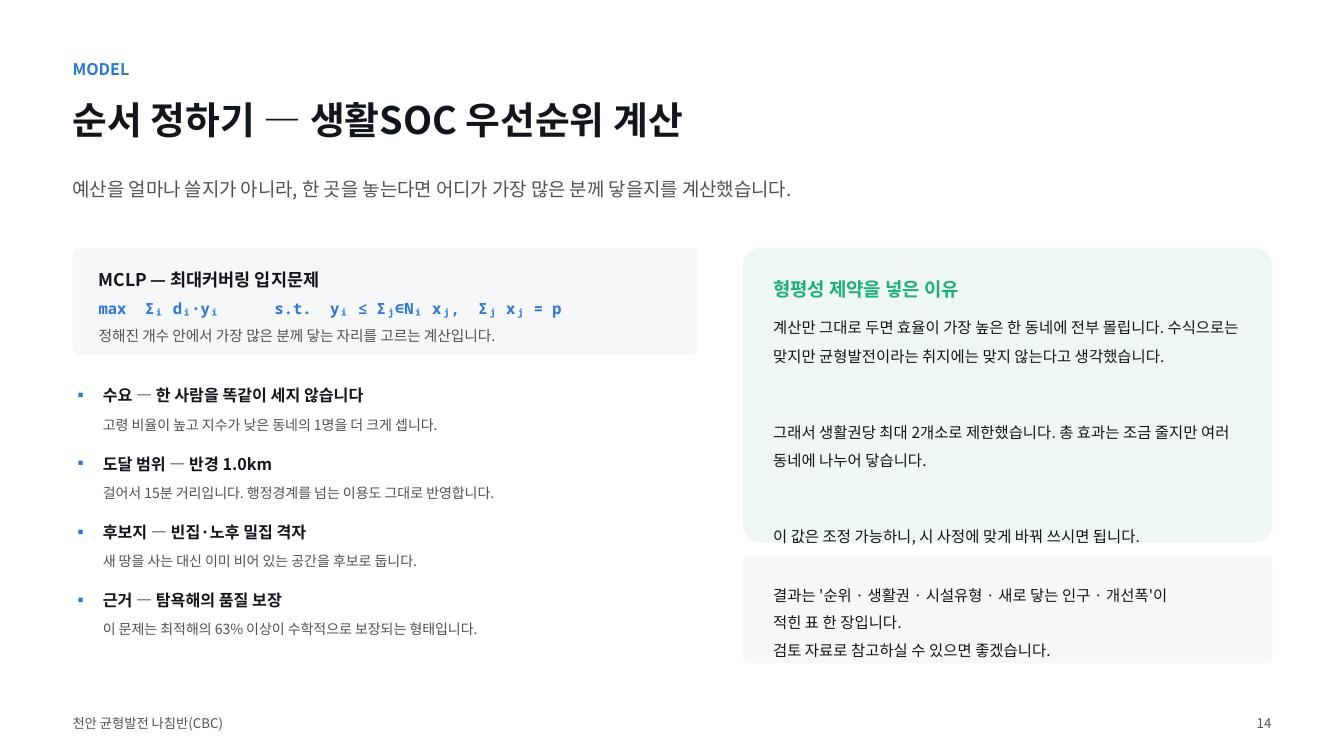
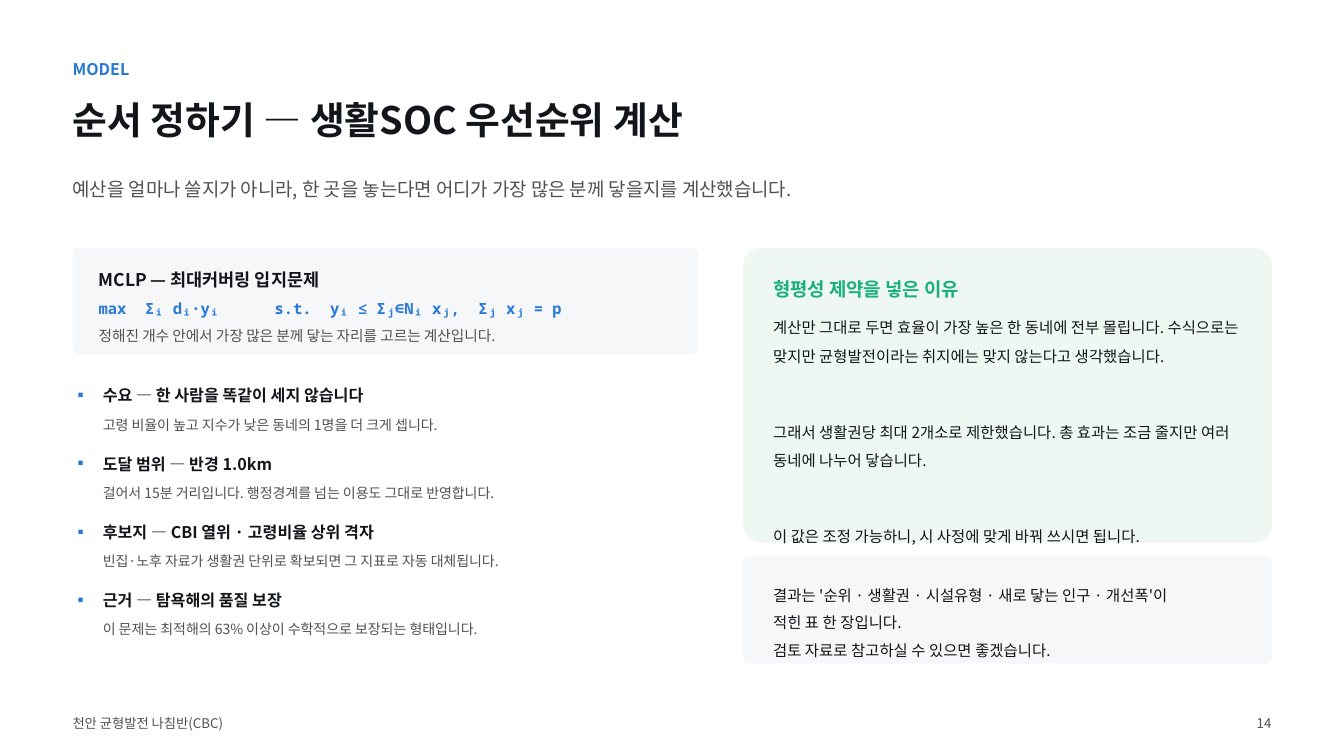
Before and after one commit to BioCode67/2026-AI-, a slide deck: slide 15 of deliverables/기획서_천안균형발전나침반_CBC.pptx. Drawn at 1344x756 pixels with LibreOffice and Linux fonts; fonts in the diff are those of the drawing. Boxes give left, top, right and bottom in pixels: in the first picture for what was removed or moved away, otherwise in the second. Text is boxed around its words. In the diff, an @@ line names an element or a change of style, - is before the commit and + after.

```diff
--- a/deliverables/기획서_천안균형발전나침반_CBC.pptx
+++ b/deliverables/기획서_천안균형발전나침반_CBC.pptx
@@ text at bbox=[103, 524, 374, 540]: text changed @@
-후보지 — 빈집·노후 밀집 격자
+후보지 — CBI 열위 · 고령비율 상위 격자
@@ text at bbox=[103, 554, 499, 567]: text changed @@
-새 땅을 사는 대신 이미 비어 있는 공간을 후보로 둡니다.
+빈집·노후 자료가 생활권 단위로 확보되면 그 지표로 자동 대체됩니다.
```
Also in this commit, not shown: 4 other slides changed, 11 other files.
